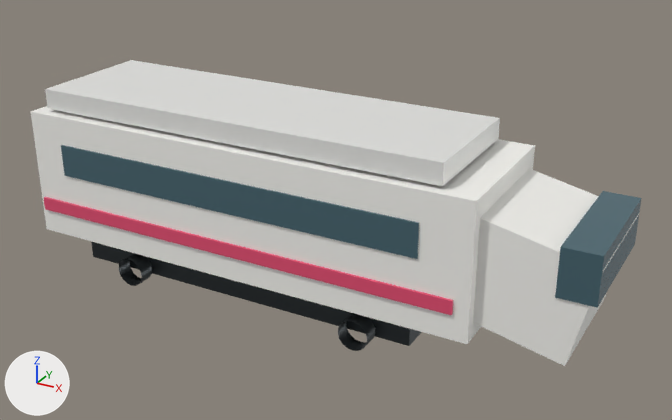
Two versions of the glTF model public/models/trains/ice4.glb, one commit apart.
One viewpoint serves both versions: a camera (50 mm lens) standing at (2.78, -4.27, 2.72) and looking at (0.42, 0.02, 0.58). Every picture has the same lights, and +X, +Y and +Z are marked at lower left. The first picture is the older version.

Names of what the first picture shows: 'body_shell', 'bogie_front_0', 'bogie_front_1', 'front_glass', 'front_nose', 'livery_stripe', 'roof', 'undercarriage', 'window_band'.
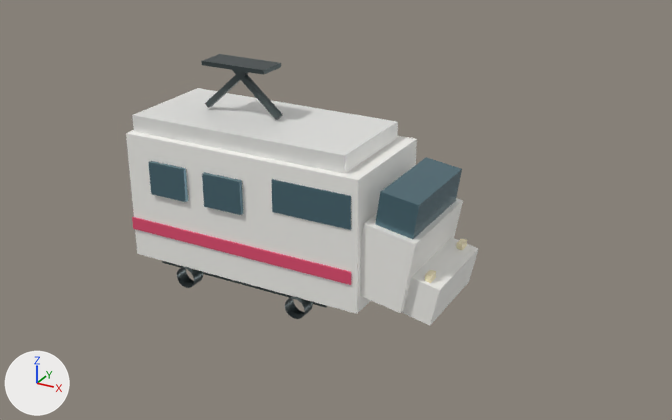
Location of each change, (x1, y1, x2, y2) in pixels of the pictures (672 x 420 px):
'body_shell', moved, rescaled (42% narrower, 23% shorter)
    before: (31, 106, 535, 344)
    after: (126, 130, 417, 314)
'roof', moved, rescaled (41% narrower, 31% shorter)
    before: (45, 60, 500, 186)
    after: (132, 88, 398, 174)
'front_nose', moved, turned, rescaled
    before: (473, 169, 639, 366)
    after: (360, 198, 463, 313)
'window_band', recoloured, reshaped, moved, turned, rescaled
    before: (61, 145, 419, 259)
    after: (402, 238, 478, 325)
'livery_stripe', moved, rescaled
    before: (44, 197, 453, 315)
    after: (132, 217, 351, 285)
'front_glass', recoloured, moved, turned, rescaled (not visible afterwards)
    before: (555, 191, 642, 308)
'undercarriage', surface changed, moved, rescaled (mostly hidden afterwards)
    before: (91, 242, 421, 346)
    after: (162, 261, 327, 308)
'ice4_square_windscreen', added (cyan)
    after: (375, 157, 462, 239)
'ice4_black_side_mask', added (cyan)
    after: (271, 179, 351, 230)
'window_0.72_1_1', added (cyan)
    after: (202, 172, 243, 215)
'window_0.72_0_1', added (cyan)
    after: (148, 161, 188, 202)
'bogie_front_1', surface changed, moved, rescaled
    before: (338, 314, 375, 351)
    after: (285, 296, 313, 319)
'bogie_front_0', surface changed, moved, rescaled
    before: (119, 253, 152, 286)
    after: (177, 266, 203, 288)
'pantograph_head_-0.18', added
    after: (201, 54, 281, 75)
'pantograph_right_-0.18', added
    after: (232, 70, 283, 120)
'pantograph_left_-0.18', added
    after: (205, 71, 249, 108)
'headlight_1', added
    after: (425, 270, 436, 283)
'headlight_0', added
    after: (456, 238, 467, 250)

What changed in the scene script:
```text
Change mat_wheel_material:
    mat_wheel_material.roughness: 0.42 -> 0.38
Change me_windows_cube:
    where me_windows_cube.from_pydata(...)  # 8 vertices, 12 faces; spans x -0.5..0.5, y -0.5..0.5, z -0.5..0.5
    remove me_windows_cube.materials.append(mat_window_material)  # cyan #567782
    add me_windows_cube.materials.append(mat_windows_material)  # cyan #567782
Change ob_body_shell:
    ob_body_shell.location: (0.0, 0.0, 0.62) -> (0.0, 0.0, 0.57)
    ob_body_shell.scale: (2.85, 0.88, 0.78) -> (1.52, 0.72, 0.78)
Change ob_window_band:
    ob_window_band: bpy.data.objects.new('window_band', me_windows_cube) -> bpy.data.objects.new('window_band', me_body_cube)
    ob_window_band.location: (-0.03, 0.0, 0.74) -> (1.08, 0.0, 0.31)
    ob_window_band.rotation_euler: (0.0, 0.0, 0.0) -> (0.0, 0.2, 0.0)  # degrees (0, 0, 0) -> degrees (0, 11, 0)
    ob_window_band.scale: (2.34, 0.9, 0.195) -> (0.2, 0.56, 0.23)
Change ob_livery_stripe:
    ob_livery_stripe.location: (-0.03, 0.0, 0.42) -> (-0.02, 0.0, 0.39)
    ob_livery_stripe.scale: (2.74, 0.91, 0.08) -> (1.49, 0.74, 0.075)
Change ob_roof:
    ob_roof.location: (-0.05, 0.0, 1.09) -> (-0.04, 0.0, 1.01)
    ob_roof.scale: (2.56, 0.78, 0.12) -> (1.4, 0.63, 0.1)
Change ob_undercarriage:
    ob_undercarriage.location: (-0.05, 0.0, 0.14) -> (-0.05, 0.0, 0.19)
    ob_undercarriage.scale: (2.22, 0.66, 0.18) -> (1.16, 0.58, 0.14)
Change ob_front_nose:
    ob_front_nose.location: (1.605, 0.0, 0.57) -> (0.89, 0.0, 0.47)
    ob_front_nose.rotation_euler: (0.0, 0.22, 0.0) -> (0.0, 0.17, 0.0)  # degrees (0, 13, 0) -> degrees (0, 10, 0)
    ob_front_nose.scale: (0.74, 0.75, 0.562) -> (0.3, 0.65, 0.43)
Change ob_front_glass:
    ob_front_glass.location: (1.925, 0.0, 0.71) -> (0.95, 0.0, 0.72)
    ob_front_glass.rotation_euler: (0.0, 0.0, 0.0) -> (0.0, 0.08, 0.0)  # degrees (0, 0, 0) -> degrees (0, 4.6, 0)
    ob_front_glass.scale: (0.2, 0.77, 0.265) -> (0.04, 0.56, 0.28)
Change ob_bogie_front_0:
    ob_bogie_front_0.location: (-0.769, -0.38, 0.08) -> (-0.38, -0.34, 0.12)
    ob_bogie_front_0.scale: (0.18, 0.18, 0.1) -> (0.13, 0.13, 0.09)
Change ob_bogie_front_1:
    ob_bogie_front_1.location: (0.769, -0.38, 0.08) -> (0.38, -0.34, 0.12)
    ob_bogie_front_1.scale: (0.18, 0.18, 0.1) -> (0.13, 0.13, 0.09)
Add ob_ice4_black_side_mask:
    ob_ice4_black_side_mask = bpy.data.objects.new('ice4_black_side_mask', me_windows_cube)
    ob_ice4_black_side_mask.parent = ob_train_root
    ob_ice4_black_side_mask.location = (0.48, 0.0, 0.77)
    ob_ice4_black_side_mask.scale = (0.48, 0.735, 0.19)
Add ob_ice4_square_windscreen:
    ob_ice4_square_windscreen = bpy.data.objects.new('ice4_square_windscreen', me_windows_cube)
    ob_ice4_square_windscreen.parent = ob_train_root
    ob_ice4_square_windscreen.location = (0.94, 0.0, 0.72)
    ob_ice4_square_windscreen.rotation_euler = (0.0, 0.14, 0.0)  # degrees (0, 8, 0)
    ob_ice4_square_windscreen.scale = (0.22, 0.58, 0.31)
Add ob_pantograph_head__0_18:
    ob_pantograph_head__0_18 = bpy.data.objects.new('pantograph_head_-0.18', me_wheel_cube)
    ob_pantograph_head__0_18.parent = ob_train_root
    ob_pantograph_head__0_18.location = (-0.18, 0.0, 1.36)
    ob_pantograph_head__0_18.scale = (0.42, 0.18, 0.025)
Add ob_pantograph_right__0_18:
    ob_pantograph_right__0_18 = bpy.data.objects.new('pantograph_right_-0.18', me_wheel_cube)
    ob_pantograph_right__0_18.parent = ob_train_root
    ob_pantograph_right__0_18.location = (-0.09, 0.0, 1.22)
    ob_pantograph_right__0_18.rotation_euler = (0.0, 0.72, 0.0)  # degrees (0, 41, 0)
    ob_pantograph_right__0_18.scale = (0.42, 0.035, 0.035)
Add ob_pantograph_left__0_18:
    ob_pantograph_left__0_18 = bpy.data.objects.new('pantograph_left_-0.18', me_wheel_cube)
    ob_pantograph_left__0_18.parent = ob_train_root
    ob_pantograph_left__0_18.location = (-0.27, 0.0, 1.22)
    ob_pantograph_left__0_18.rotation_euler = (0.0, -0.72, 0.0)  # degrees (0, -41, 0)
    ob_pantograph_left__0_18.scale = (0.42, 0.035, 0.035)
Add ob_headlight_1:
    ob_headlight_1 = bpy.data.objects.new('headlight_1', me_lamp_cube)  # a box spanning x -0.5..0.5, y -0.5..0.5, z -0.5..0.5; in mat_lamp_material (beige #fff4cd)
    ob_headlight_1.parent = ob_train_root
    ob_headlight_1.location = (1.12, -0.22, 0.42)
    ob_headlight_1.scale = (0.035, 0.07, 0.07)
Add ob_headlight_0:
    ob_headlight_0 = bpy.data.objects.new('headlight_0', me_lamp_cube)  # a box spanning x -0.5..0.5, y -0.5..0.5, z -0.5..0.5; in mat_lamp_material (beige #fff4cd)
    ob_headlight_0.parent = ob_train_root
    ob_headlight_0.location = (1.12, 0.22, 0.42)
    ob_headlight_0.scale = (0.035, 0.07, 0.07)
Add ob_window_0_72_1_1:
    ob_window_0_72_1_1 = bpy.data.objects.new('window_0.72_1_1', me_windows_cube)
    ob_window_0_72_1_1.parent = ob_train_root
    ob_window_0_72_1_1.location = (-0.0836, -0.371, 0.72)
    ob_window_0_72_1_1.scale = (0.251, 0.025, 0.2)
Add ob_window_0_72_0_1:
    ob_window_0_72_0_1 = bpy.data.objects.new('window_0.72_0_1', me_windows_cube)
    ob_window_0_72_0_1.parent = ob_train_root
    ob_window_0_72_0_1.location = (-0.464, -0.371, 0.72)
    ob_window_0_72_0_1.scale = (0.251, 0.025, 0.2)
```
